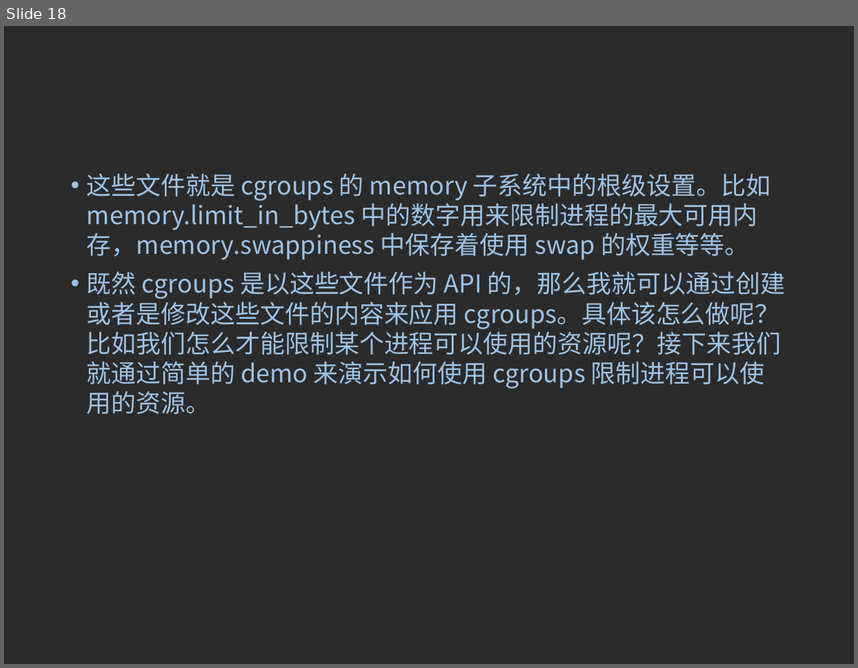
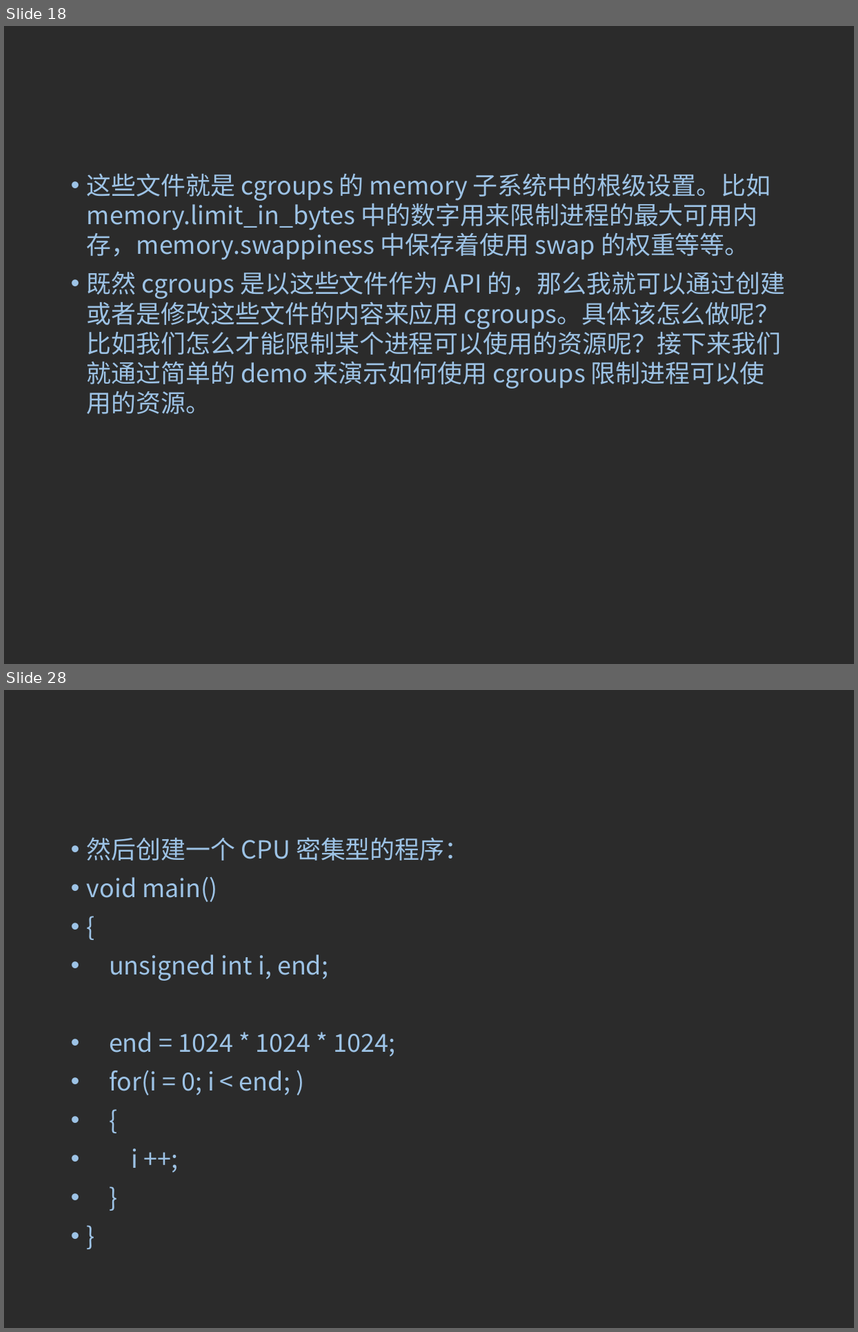
Before and after one commit to 15905100791/learning-records, a slide deck: Cgroups/CGroups简介.ppt. Shown one above the other, each under a label of ours: slide 18 before the commit, slides 18 and 28 after it; the slides between them are not shown. The pictures are 858x668 and 858x1332 pixels, drawn with LibreOffice and Linux fonts; fonts in the diff are those of the drawing; background and template pictures are left out; a plain dark background stands for a picture behind light text. Boxes give left, top, right and bottom in pixels: in the first picture for what was removed or moved away, otherwise in the second. Text is boxed around its words. In the diff, an @@ line names an element or a change of style, - is before the commit and + after.

```diff
--- a/Cgroups/CGroups简介.ppt
+++ b/Cgroups/CGroups简介.ppt
@@ slide 28 added at box(4, 690, 854, 1328), background picture (left out) @@
@@ text added at box(87, 837, 470, 1167), 21 pt, text #9DC3E6 @@
+• 然后创建一个 CPU 密集型的程序：
+• void main()
+• {
+• unsigned int i, end;
+• end = 1024 * 1024 * 1024;
+• for(i = 0; i < end; )
+• {
+• i ++;
+• }
+• }
```
Also in this commit, not shown: 1 slide changed, 16 other slides added, 3 slides removed, 3 other files.
